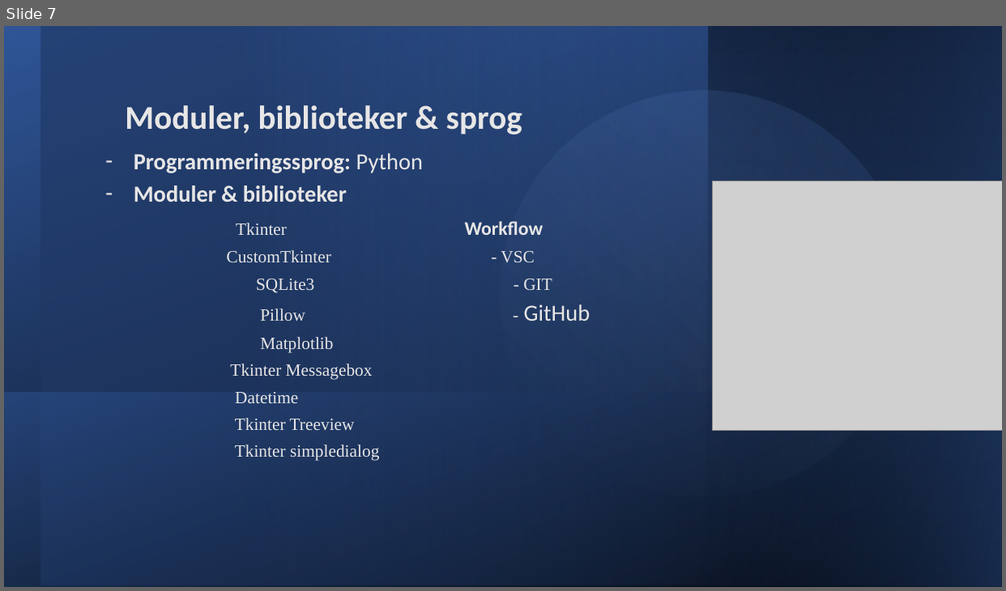
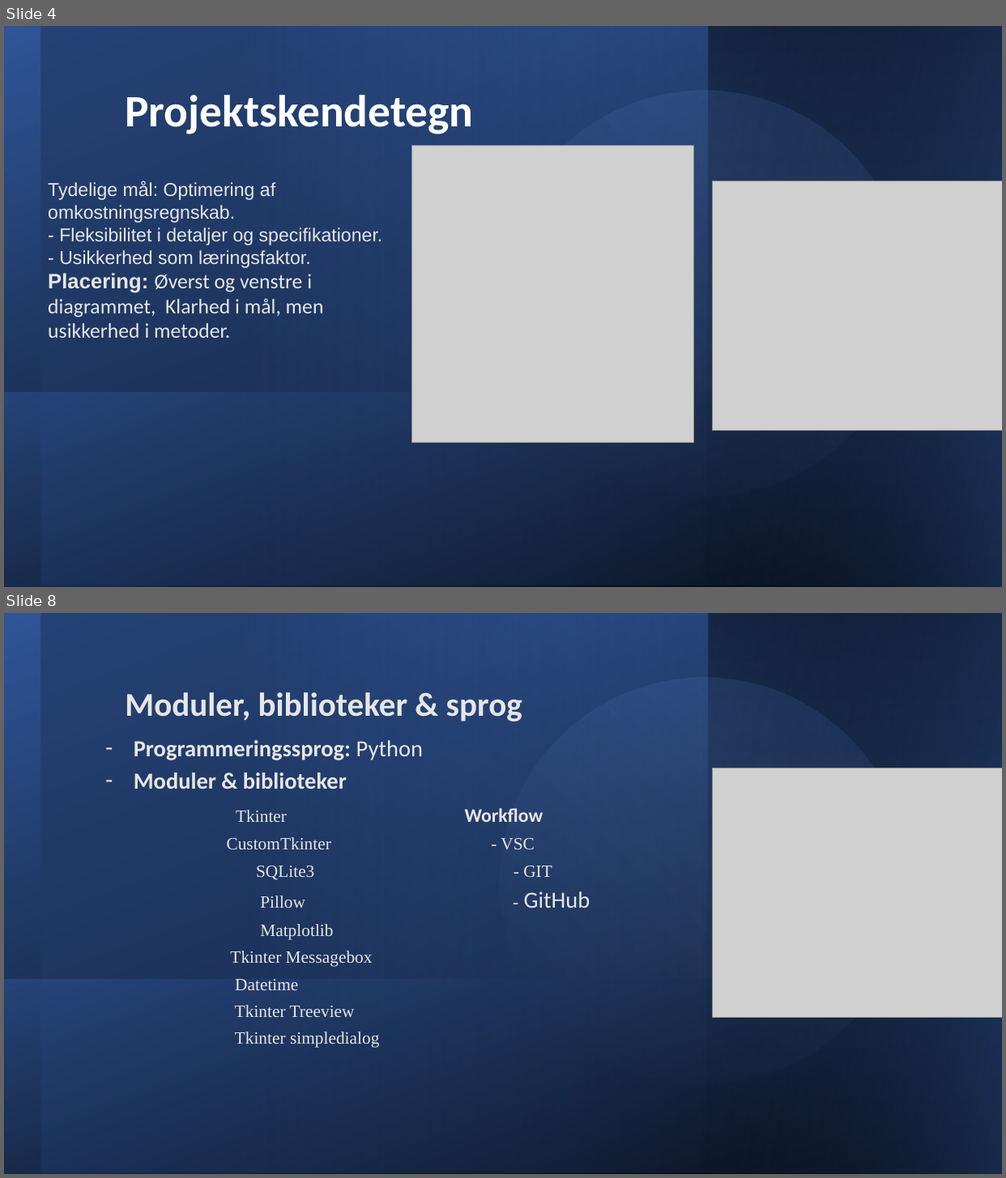
Before and after one commit to JeZoonia/Projekt-1sem, a slide deck: Præsentation/Eksamen.pptx. Shown one above the other, each under a label of ours: slide 7 before the commit, slides 4 and 8 after it; the slides between them are not shown. The pictures are 1006x591 and 1006x1178 pixels, drawn with LibreOffice and Linux fonts; fonts in the diff are those of the drawing; grey boxes stand for pictures. Boxes give left, top, right and bottom in pixels: in the first picture for what was removed or moved away, otherwise in the second. Text is boxed around its words. In the diff, an @@ line names an element or a change of style, - is before the commit and + after.

```diff
--- a/Præsentation/Eksamen.pptx
+++ b/Præsentation/Eksamen.pptx
@@ slide 4 added at [4,26,1002,587], background #FFFFFF @@
@@ rectangle added at [4,26,1002,587], fill gradient #000000 to #2F5597 @@
@@ rectangle added at [41,26,1002,586], fill gradient #203864 to #4472C4 @@
@@ ellipse added at [453,44,955,544], fill gradient #4472C4 to #8FAADC @@
@@ rectangle added at [708,26,1002,587], fill gradient #2F5597 to #000000 @@
@@ rectangle added at [709,26,1002,587], fill gradient #2F5597 to #000000 @@
@@ title added at [125,95,473,135], 43.2 pt, text #FFFFFF, bold @@
+Projektskendetegn
@@ picture added at [412,146,693,443] @@
@@ text added at [48,182,383,338], 18 pt, text #E7E6E6 @@
+Tydelige mål: Optimering af omkostningsregnskab.
+- Fleksibilitet i detaljer og specifikationer.
+- Usikkerhed som læringsfaktor.
+Placering: Øverst og venstre i diagrammet, Klarhed i mål, men usikkerhed i metoder.
@@ picture added at [713,181,1002,430] @@
@@ rectangle added at [5,393,1002,587], fill gradient #2F5597 to #000000 @@
@@ what was slide 7 is now slide 8 @@
```
Also in this commit, not shown: 14 slides changed, 1 other slide added, 1 slide removed.
